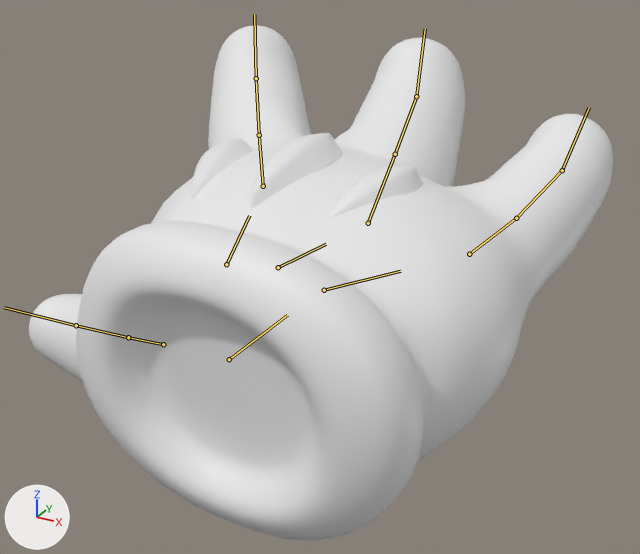
Before and after pictures for a commit that changed the FBX model Eggcessive/Assets/UI/meshes/ui_hand.fbx.
Camera for both pictures: a 50 mm lens placed at (0.174, -0.241, 0.172), pointed at (-0.01, 0.094, 0.004). The lights are fixed; the arrows at lower left show +X, +Y and +Z. The picture after the commit comes second. Both versions are drawn at frame 3 of the action 'ui_hand|delete_release'; the numbers are the values there. The bones that change, and the others that lie on the model, are drawn over the model as lines.

Names of what the first picture shows: 'hand'.
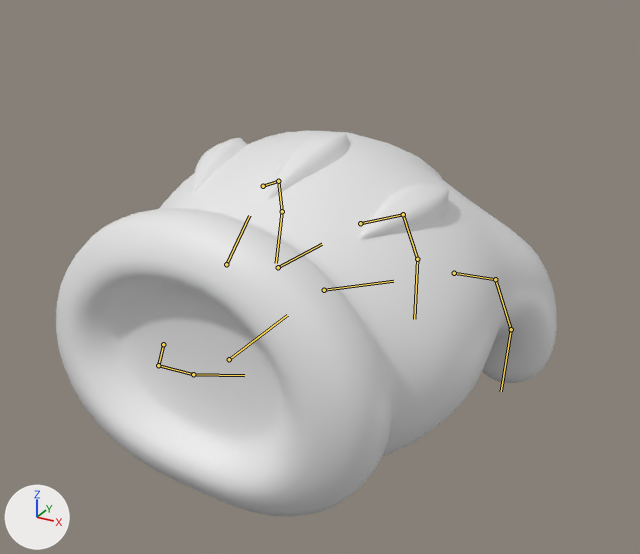
What differs and where, as boxes [x1, y1, x2, y2] in the pictures (640 x 554 px):
'hand', posed (14% narrower, 25% shorter)
    before: [29, 25, 613, 541]
    after: [56, 131, 557, 517]
bone 'DEF-f_index.01.R', root to tip
    before: (263, 186) to (259, 135)
    after: (263, 186) to (278, 181)
bone 'DEF-f_index.02.R', root to tip
    before: (259, 135) to (256, 78)
    after: (278, 181) to (282, 211)
bone 'DEF-f_index.03.R', root to tip
    before: (256, 78) to (254, 14)
    after: (282, 211) to (276, 263)
bone 'DEF-thumb.01.R', root to tip
    before: (163, 344) to (128, 337)
    after: (163, 344) to (158, 365)
bone 'DEF-thumb.02.R', root to tip
    before: (128, 337) to (76, 325)
    after: (158, 365) to (193, 374)
bone 'DEF-thumb.03.R', root to tip
    before: (76, 325) to (4, 307)
    after: (193, 374) to (244, 375)
bone 'ORG-palm.02.R', root to tip
    before: (278, 267) to (326, 244)
    after: (278, 267) to (322, 244)
bone 'DEF-f_middle.01.R', root to tip
    before: (368, 223) to (395, 154)
    after: (360, 223) to (403, 214)
bone 'DEF-f_middle.02.R', root to tip
    before: (395, 154) to (416, 96)
    after: (403, 214) to (417, 259)
bone 'DEF-f_middle.03.R', root to tip
    before: (416, 96) to (425, 28)
    after: (417, 259) to (414, 319)
bone 'ORG-palm.04.R', root to tip
    before: (324, 290) to (400, 271)
    after: (324, 290) to (393, 281)
bone 'DEF-f_pinky.01.R', root to tip
    before: (469, 254) to (516, 218)
    after: (454, 273) to (495, 279)
bone 'DEF-f_pinky.02.R', root to tip
    before: (516, 218) to (562, 170)
    after: (495, 279) to (511, 329)
bone 'DEF-f_pinky.03.R', root to tip
    before: (562, 170) to (589, 107)
    after: (511, 329) to (501, 391)

The change in detail:
Bone 'DEF-f_index.01.R' (bone_def_f_index_01_r) turns from (-24, -6, -29) to (14, 2, -17) degrees about its own x, y and z.
Bone 'DEF-f_index.02.R' (bone_def_f_index_02_r) turns from (-29, 9, -2) to (19, 8, -2) degrees about its own x, y and z.
Bone 'DEF-f_index.03.R' (bone_def_f_index_03_r) turns from (-28, 0, 0) to (19, 0, 0) degrees about its own x, y and z.
Bone 'DEF-thumb.01.R' (bone_def_thumb_01_r) turns from (-13, -1, -6) to (10, 2, -20) degrees about its own x, y and z.
Bone 'DEF-thumb.02.R' (bone_def_thumb_02_r) turns from (-39, 2, -1) to (12, -19, 6) degrees about its own x, y and z.
Bone 'DEF-thumb.03.R' (bone_def_thumb_03_r) turns from (-39, 0, 0) to (14, 0, 0) degrees about its own x, y and z.
Bone 'ORG-palm.02.R' (bone_org_palm_02_r) turns from (-1, -12, 4) to (0, 2, 1) degrees about its own x, y and z.
Bone 'DEF-f_middle.01.R' (bone_def_f_middle_01_r) turns from (-36, 0, 1) to (10, 0, 5) degrees about its own x, y and z.
Bone 'DEF-f_middle.02.R' (bone_def_f_middle_02_r) turns from (-30, -1, 0) to (19, -1, 0) degrees about its own x, y and z.
Bone 'DEF-f_middle.03.R' (bone_def_f_middle_03_r) turns from (-30, 0, 0) to (19, 0, 0) degrees about its own x, y and z.
Bone 'ORG-palm.04.R' (bone_org_palm_04_r) turns from (-7, -24, 10) to (3, 5, 2) degrees about its own x, y and z.
Bone 'DEF-f_pinky.01.R' (bone_def_f_pinky_01_r) turns from (-28, 6, 22) to (3, 0, 18) degrees about its own x, y and z.
Bone 'DEF-f_pinky.02.R' (bone_def_f_pinky_02_r) turns from (-36, 4, -2) to (15, 2, -1) degrees about its own x, y and z.
Bone 'DEF-f_pinky.03.R' (bone_def_f_pinky_03_r) turns from (-36, 0, 0) to (15, 0, 0) degrees about its own x, y and z.
